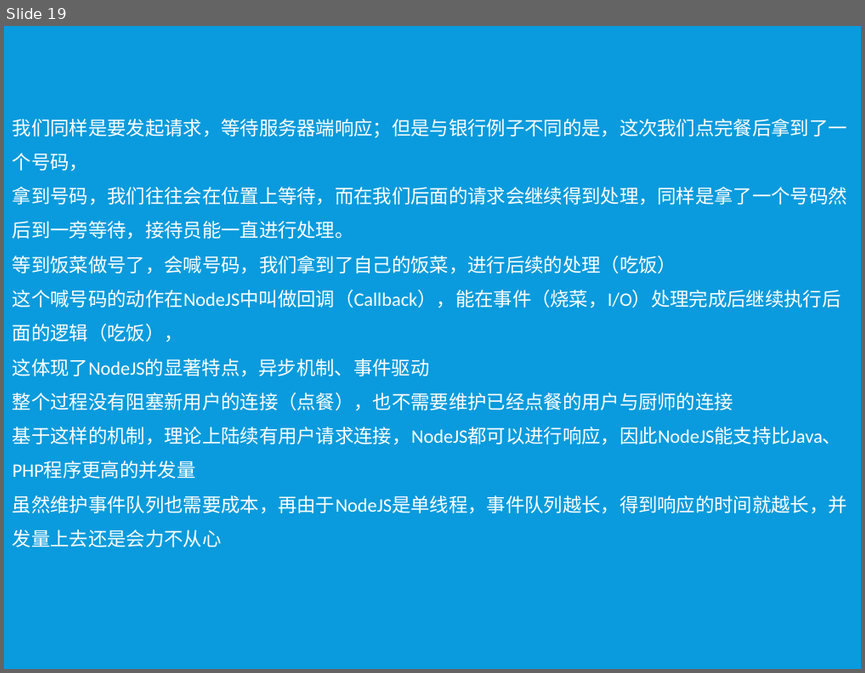
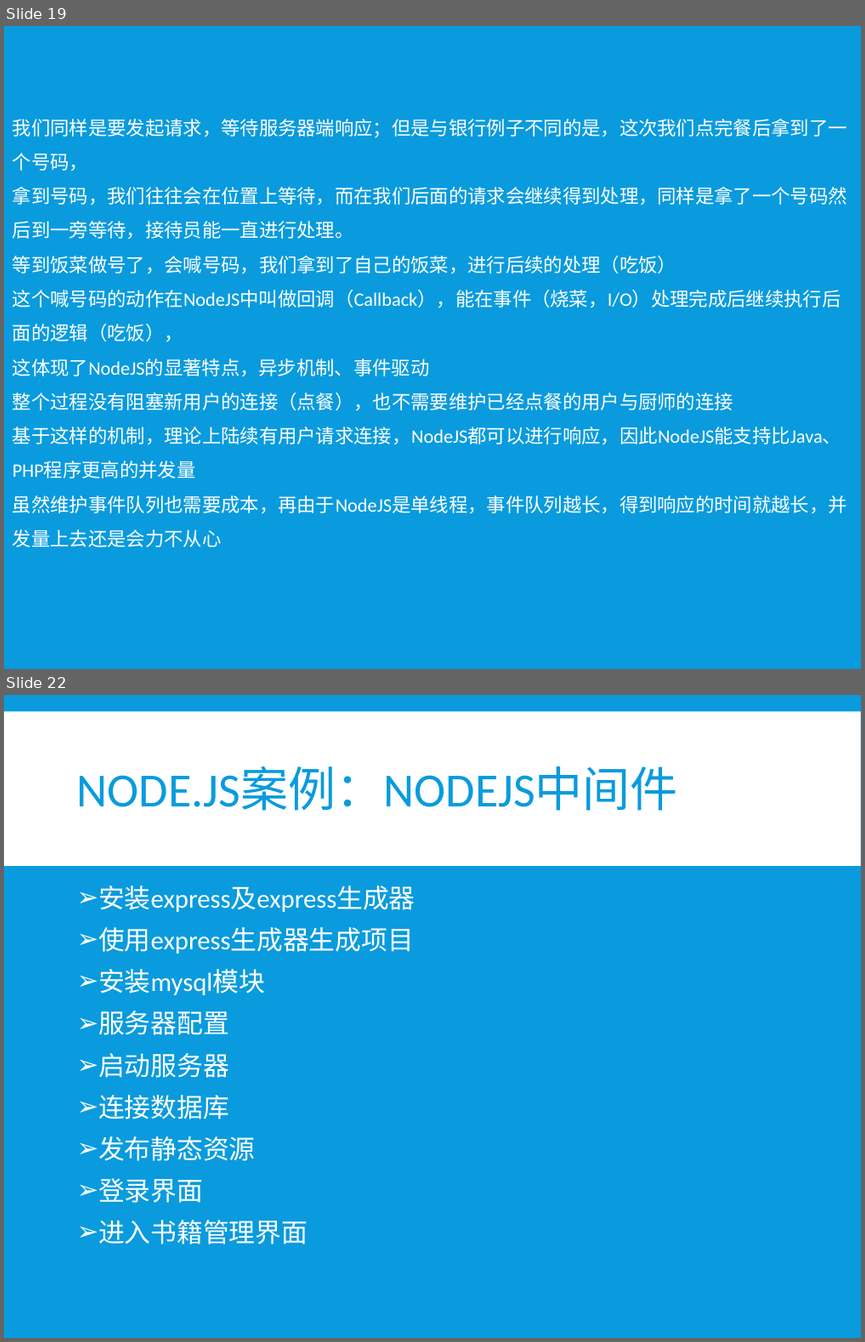
Before and after one commit to xiayu1986/webLearn, a slide deck: mix/技术分享/NODE技术分享.pptx. Shown one above the other, each under a label of ours: slide 19 before the commit, slides 19 and 22 after it; the slides between them are not shown. The pictures are 865x673 and 865x1342 pixels, drawn with LibreOffice and Linux fonts; fonts in the diff are those of the drawing. Boxes give left, top, right and bottom in pixels: in the first picture for what was removed or moved away, otherwise in the second. Text is boxed around its words. In the diff, an @@ line names an element or a change of style, - is before the commit and + after.

```diff
--- a/mix/技术分享/NODE技术分享.pptx
+++ b/mix/技术分享/NODE技术分享.pptx
@@ slide 22 added at (x1=4, y1=695, x2=861, y2=1338), background #099BDD @@
@@ rectangle added at (x1=4, y1=711, x2=861, y2=866), fill #FFFFFF @@
@@ title added at (x1=77, y1=766, x2=678, y2=811), 40 pt, text #099BDD @@
+NODE.JS案例：NODEJS中间件
@@ text added at (x1=98, y1=885, x2=415, y2=1244), 22 pt, text #FFFFFF @@
+➢ 安装express及express生成器
+➢ 使用express生成器生成项目
+➢ 安装mysql模块
+➢ 服务器配置
+➢ 启动服务器
+➢ 连接数据库
+➢ 发布静态资源
+➢ 登录界面
+➢ 进入书籍管理界面
```
Also in this commit, not shown: 2 slides changed, 2 other slides added, 2 slides removed, 9 other files.
